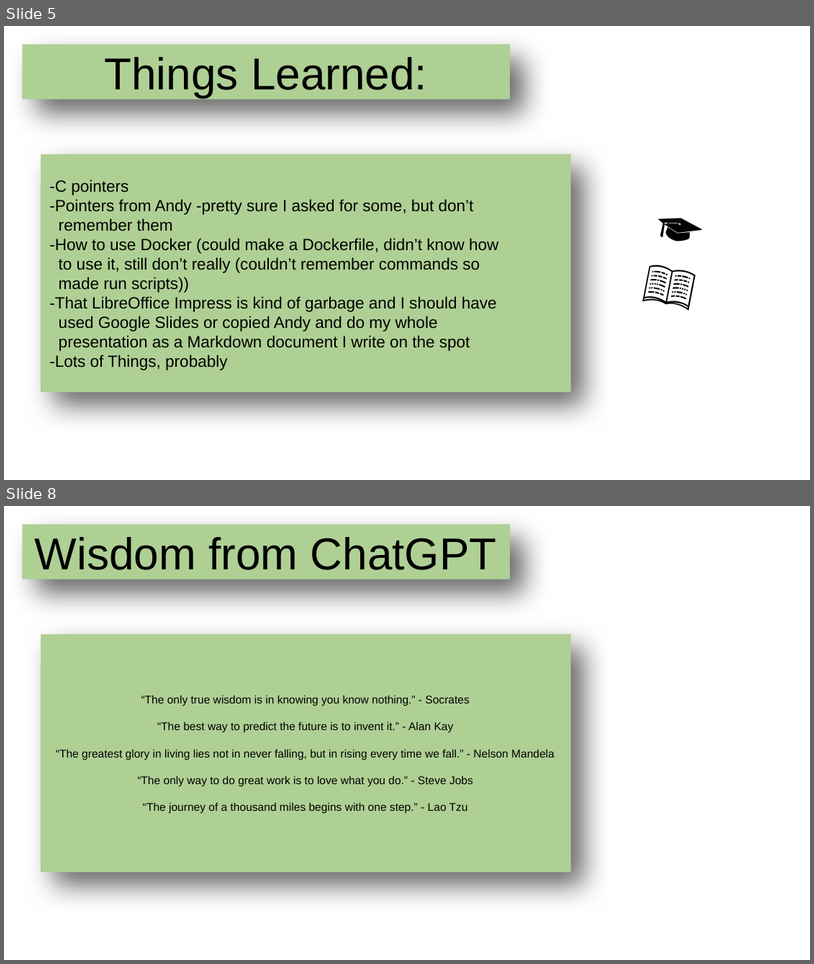
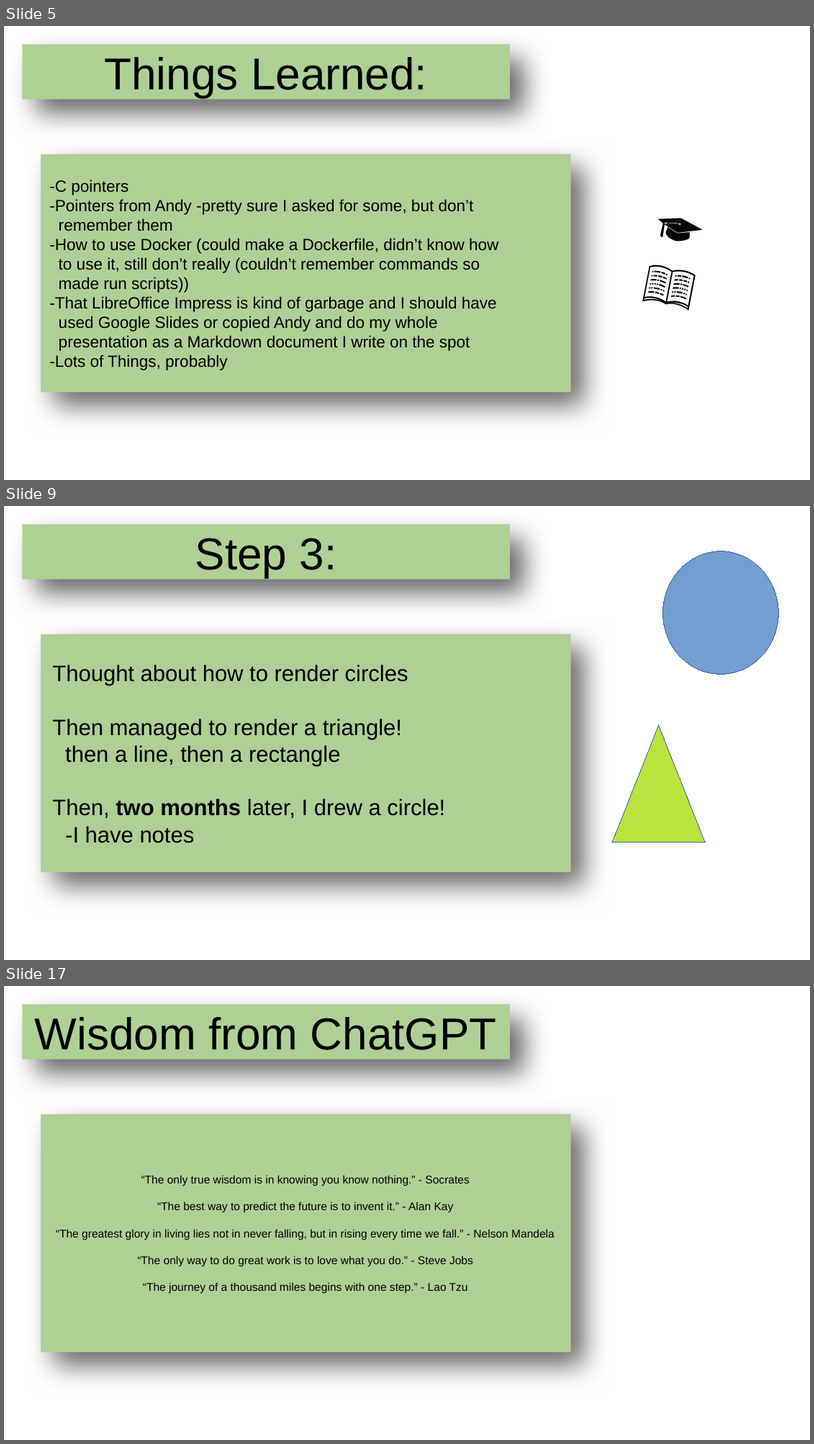
Before and after one commit to echoofskyz/ugrproj, a slide deck: docs/presentation.odp. Shown one above the other, each under a label of ours: slides 5 and 8 before the commit, slides 5, 9 and 17 after it; the slides between them are not shown. The pictures are 814x964 and 814x1444 pixels, drawn with LibreOffice and Linux fonts; fonts in the diff are those of the drawing; background and template pictures are left out. Boxes give left, top, right and bottom in pixels: in the first picture for what was removed or moved away, otherwise in the second. Text is boxed around its words. In the diff, an @@ line names an element or a change of style, - is before the commit and + after.

```diff
--- a/docs/presentation.odp
+++ b/docs/presentation.odp
@@ slide 9 added at <box>4,506,810,960</box>, background picture (left out) @@
@@ title added at <box>22,524,510,579</box>, fill #AFD095, 44 pt, text #000000 @@
+Step 3:
@@ ellipse added at <box>664,551,779,674</box>, fill #729FCF, outline #3465A4 0 pt @@
@@ title added at <box>41,634,571,872</box>, fill #AFD095, 22 pt, text #000000 @@
+Thought about how to render circles
+Then managed to render a triangle!
+then a line, then a rectangle
+Then, two months later, I drew a circle!
+-I have notes
@@ triangle added at <box>612,725,705,842</box>, fill #BBE33D, outline #3465A4 0 pt @@
@@ what was slide 8 is now slide 17 @@
```
Also in this commit, not shown: 2 slides changed, 9 other slides added, 1 slide removed, 2 other files.
